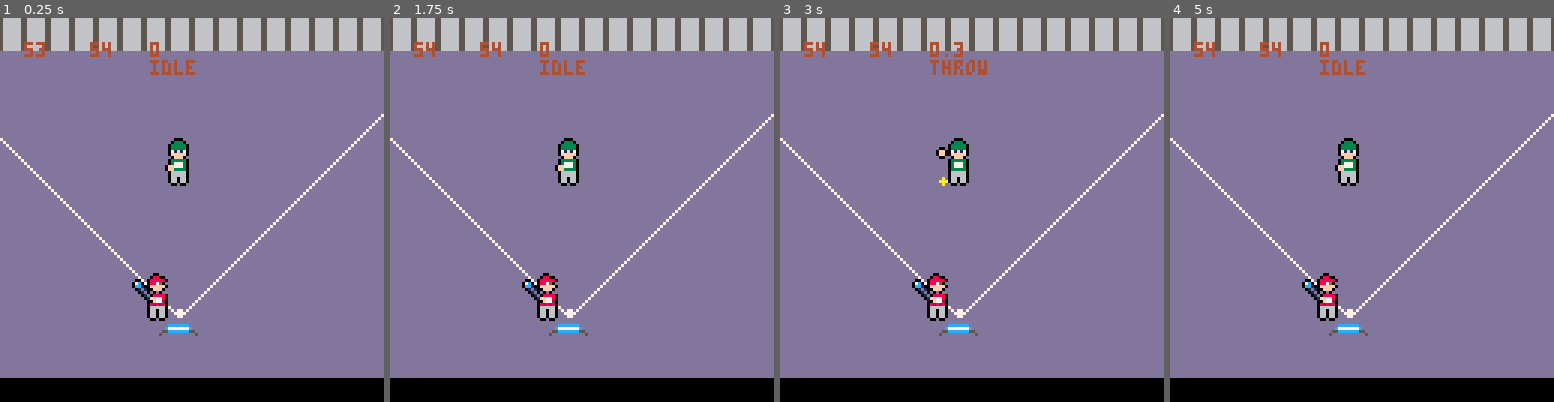
Above: before the commit, frames 1-4 (left to right).
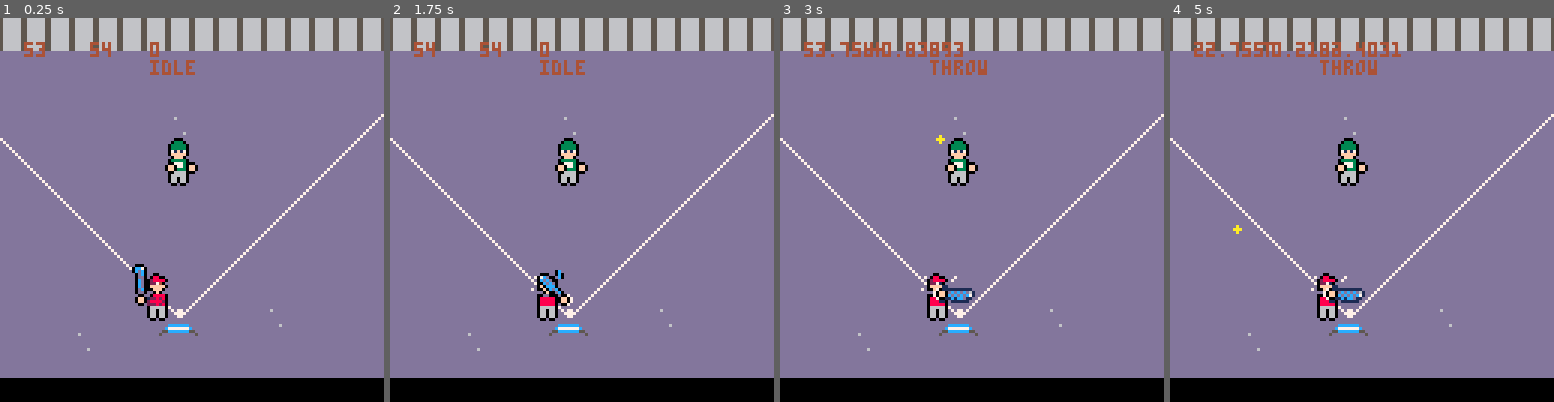
Above: after the commit, the same moments.

Repository: zdenardi/blitzball
Game: PICO-8 cartridge breakout.p8
Same seed, same stepped clock (60 frames per second), same inputs: the game is played once before the commit and once after it.
Inputs:
- Up to frame 1 (0.25 s): no input
- Up to frame 2 (1.75 s): tap X (X key) at 0.33, 1.07 s; tap O (Z key) at 0.7, 1.7 s
- Up to frame 3 (3 s): tap X (X key) at 1.85, 2.97 s; tap O (Z key) at 2.1, 2.5, 2.9 s
- Up to frame 4 (5 s): tap O (Z key) every 0.4 s from 3.3 to 4.9 s; tap X (X key) at 4.08 s

The runs differ from the first frame. In frame 1, 0.5% of the frame differs, in the area x 20-74%, y 25-87%; in frame 2, 0.7%; in frame 3, 1.3%; in frame 4, 1.6%, in the area x 6-74%, y 6-87%.

Commit message:
collision sorta working

Diff:
--- a/breakout.p8
+++ b/breakout.p8
@@ -88,7 +88,7 @@
 0b0b0b0b0b0b0b0b0b0b0b0b0b0b0b0b00000000000000000000000000000000000000000000000000000000000000000000000000000000000000000000000000000000000000000000000000000000000000000000000000000000000000000000000000000000000000000000000000000000000000000000000000000000
 0a0a0a0a0a0a0a0a0a0a0a0a0a0a0a0a00000000000000000000000000000000000000000000000000000000000000000000000000000000000000000000000000000000000000000000000000000000000000000000000000000000000000000000000000000000000000000000000000000000000000000000000000000000
 0a0a0a0a0a0a0a0a0a0a0a0a0a0a0a0a00000000000000000000000000000000000000000000000000000000000000000000000000000000000000000000000000000000000000000000000000000000000000000000000000000000000000000000000000000000000000000000000000000000000000000000000000000000
-0a0a0a0a0a0a0a0a0a0a0a0a0a0a0a0900000000000000000000000000000000000000000000000000000000000000000000000000000000000000000000000000000000000000000000000000000000000000000000000000000000000000000000000000000000000000000000000000000000000000000000000000000000
+0a0a0a0a0a0a0a0c0a0a0a0a0a0a0a0900000000000000000000000000000000000000000000000000000000000000000000000000000000000000000000000000000000000000000000000000000000000000000000000000000000000000000000000000000000000000000000000000000000000000000000000000000000
 080a0a0a0a0a0a0a0a0a0a0a0a0a090a00000000000000000000000000000000000000000000000000000000000000000000000000000000000000000000000000000000000000000000000000000000000000000000000000000000000000000000000000000000000000000000000000000000000000000000000000000000
 0a080a0a0a0a0a0a0a0a0a0a0a090a0a00000000000000000000000000000000000000000000000000000000000000000000000000000000000000000000000000000000000000000000000000000000000000000000000000000000000000000000000000000000000000000000000000000000000000000000000000000000
 0a0a080a0a0a0a0a0a0a0a0a090a0a0a00000000000000000000000000000000000000000000000000000000000000000000000000000000000000000000000000000000000000000000000000000000000000000000000000000000000000000000000000000000000000000000000000000000000000000000000000000000
@@ -96,9 +96,10 @@
 0a0a0a0a080a0a0a0a0a090a0a0a0a0a00000000000000000000000000000000000000000000000000000000000000000000000000000000000000000000000000000000000000000000000000000000000000000000000000000000000000000000000000000000000000000000000000000000000000000000000000000000
 0a0a0a0a0a080a0a0a090a0a0a0a0a0a00000000000000000000000000000000000000000000000000000000000000000000000000000000000000000000000000000000000000000000000000000000000000000000000000000000000000000000000000000000000000000000000000000000000000000000000000000000
 0a0a0a0a0a0a080a090a0a0a0a0a0a0a00000000000000000000000000000000000000000000000000000000000000000000000000000000000000000000000000000000000000000000000000000000000000000000000000000000000000000000000000000000000000000000000000000000000000000000000000000000
-0a0a0a0a0a0a0a0e0a0a0a0a0a0a0a0a00000000000000000000000000000000000000000000000000000000000000000000000000000000000000000000000000000000000000000000000000000000000000000000000000000000000000000000000000000000000000000000000000000000000000000000000000000000
-0a0a0a0a0a0a0a0a0a0a0a0a0a0a0a0a00000000000000000000000000000000000000000000000000000000000000000000000000000000000000000000000000000000000000000000000000000000000000000000000000000000000000000000000000000000000000000000000000000000000000000000000000000000
+0a0a0a0a0a0a0a0e0a0a0a0c0a0a0a0a00000000000000000000000000000000000000000000000000000000000000000000000000000000000000000000000000000000000000000000000000000000000000000000000000000000000000000000000000000000000000000000000000000000000000000000000000000000
+0a0a0a0c0a0a0a0a0a0a0a0a0a0a0a0a00000000000000000000000000000000000000000000000000000000000000000000000000000000000000000000000000000000000000000000000000000000000000000000000000000000000000000000000000000000000000000000000000000000000000000000000000000000
 0a0a0a0a0a0a0a0a0a0a0a0a0a0a0a0a00000000000000000000000000000000000000000000000000000000000000000000000000000000000000000000000000000000000000000000000000000000000000000000000000000000000000000000000000000000000000000000000000000000000000000000000000000000
 
 
 
+
--- a/main.lua
+++ b/main.lua
@@ -1,31 +1,38 @@
 function did_ball_collide(ball, box_x, box_y, box_w, box_h)
-    if ball.y - ball.r > box_y + box_h then
-        return false
-    end
-    if ball.y - ball.r < box_y then
-        return false
-    end
-    if ball.x - ball.r > box_x + box_w then
-        return false
-    end
-    if ball.x - ball.r < box_x then
-        return false
-    end
+    if ball.y + ball.r < box_y then return false end
+    if ball.y - ball.r > box_y + box_h then return false end
+    if ball.x + ball.r < box_x then return false end
+    if ball.x - ball.r > box_x + box_w then return false end
     return true
 end
 
-function bounce_ball_off_paddle(ball, paddle)
-    local paddle_center = paddle.x + paddle.w / 2
-    local hit_pos = ball.x - paddle_center
-    local normalized = hit_pos / (paddle.w / 2)
+function bounce_ball_off_bat(ball, batter)
+    local bat_pos = batter:get_bat_coordinates()
+    local hitbox = bat_pos.hit_box
+
+    local bat_center = (hitbox.x1 + hitbox.x2) / 2
+    local bat_width = hitbox.x2 - hitbox.x1
+
+    local hit_pos = ball.x - bat_center
+    local normalized = hit_pos / (bat_width / 2)
+
+    -- clamp
+    normalized = mid(-1, normalized, 1)
+
+    -- timing influence
+    local timing_offset = (batter.a_frame - 2) * 0.3
 
     local max_angle = 60
-    local angle = normalized * max_angle * 0.01743533
+    local angle = (normalized + timing_offset) * max_angle * 0.0174533
 
     local speed = sqrt(ball.dx ^ 2 + ball.dy ^ 2)
 
-    ball.dx = speed * sin(angle)
-    ball.dy = -speed * cos(angle)
+    -- sweet spot power
+    local sweet_spot = 1 - abs(normalized)
+    local power = 1 + sweet_spot * 0.5
+
+    ball.dx = speed * power * sin(angle)
+    ball.dy = -speed * power * cos(angle)
 end
 
 -- sx - sprite coordinate to be used
@@ -118,46 +125,6 @@
         end
     }
 
-    paddle = {
-        x = 30,
-        y = 120,
-        w = 30,
-        h = 2,
-        color = 7,
-        speed = 0,
-        max_speed = 4,
-
-        move = function(self, dir)
-            while self.speed < self.max_speed do
-                self.speed = self.speed + 1
-            end
-
-            if dir == "l" and self.x > 1 then
-                self.x = self.x - self.speed
-            end
-            if dir == "r" and self.x < (127 - self.w) then
-                self.x = self.x + self.speed
-            end
-
-            if self.x < 2 or self.x > (127 - self.w) then
-                sfx(1)
-            end
-        end,
-        stop = function(self)
-            while self.speed > 0 do
-                self.speed = self.speed - 1
-            end
-        end,
-        update = function(self)
-        end,
-        draw = function(self)
-            -- debug
-            print(self.x, 120)
-            print(self.speed, 100)
-            rectfill(self.x, self.y, self.x + self.w, self.y + self.h, self.color)
-        end
-    }
-
     pitcher = {
         x = (7 * 8) - 5,
         y = 5 * 8,
@@ -168,8 +135,9 @@
         a_frames = { 96, 98, 100, 102 },
         a_frame = 1,
         throw = function(self)
-            if self.state == "idle" then
+            if self.state == "idle" and ball.state == "idle" then
                 self.state = "throw"
+                sfx(2)
             end
         end,
         update = function(self)
@@ -205,11 +173,100 @@
         spr_w = 2,
         spr_h = 2,
         state = "idle",
+        a_frames = { 66, 68, 70, 64 },
+        a_frame = 1,
+        frame_timer = 0,
+
+        -- methods --
+        swing = function(self)
+            if self.state == "idle" then
+                self.state = "swing"
+            end
+        end,
+
+        get_bat_coordinates = function(self)
+            local bat_x = self.state == "idle" and self.x - 6 or self.x + 5
+            local bat_y = self.y - 5
+            local box_x1 = bat_x + 7
+            local box_y1 = bat_y + 10
+            local box_x2 = bat_x + 17
+            local box_y2 = bat_y + 14
+
+            return {
+                x = bat_x,
+                y = bat_y,
+
+
+                hit_box = {
+                    x1 = box_x1,
+                    y1 = box_y1,
+                    x2 = box_x2,
+                    y2 = box_y2
+                }
+            }
+        end,
+
+        get_player_state = function(self)
+            return self.state
+        end,
+
+        get_a_frame = function(self)
+            return self.a_frame
+        end,
+
+        get_frame_timer = function(self)
+            return self.frame_timer
+        end,
+
 
         draw = function(self)
-            spr(self.spr, self.x, self.y, self.spr_w, self.spr_h)
-        end
-    }
+            if self.state == "idle" then
+                spr(self.spr, self.x, self.y, self.spr_w, self.spr_h)
+            elseif self.state == "swing" then
+                local frame = self.a_frames[self.a_frame]
+                spr(frame, self.x, self.y, self.spr_w, self.spr_h)
+
+                -- Update the animation frame after a certain number of frames have passed
+                if self.frame_timer < 2 then
+                    -- Adjust this value to control the speed
+                    self.frame_timer = self.frame_timer + 1
+                else
+                    if self.a_frame < #self.a_frames then
+                        self.a_frame = self.a_frame + 1
+                    else
+                        self.a_frame = 1
+                        self.state = 'idle'
+                    end
+                    self.frame_timer = 0 -- Reset the timer
+                end
+            end
+        end
+    }
+    bat = {
+        spr = 130,
+        spr_w = 2,
+        spr_h = 2,
+        a_frames = { 132, 134, 136, 130 },
+
+        draw = function(self)
+            local pos = batter:get_bat_coordinates()
+            local state = batter.state
+            local a_frame = batter.a_frame
+
+            local x = pos.x
+            local y = pos.y
+
+            -- sets (10, 10) to yellow
+
+            if state == "idle" then
+                spr(self.spr, x, y, self.spr_w, self.spr_h)
+            elseif state == "swing" then
+                local frame = self.a_frames[a_frame]
+                spr(frame, x, y, self.spr_w, self.spr_h)
+            end
+        end
+    }
+
     game = {
         -- more for later. not implemented
         role = 'p', -- 'b' for batter, 'p' pitcher
@@ -234,6 +291,8 @@
 end
 
 function _update()
+    bat_pos = batter:get_bat_coordinates()
+    bat_hit_box = bat_pos.hit_box
     ball:update()
     if btn(5) then
         if game.role == 'p' then
@@ -241,6 +300,17 @@
             ball:throw()
         end
     end
+    if btn(4) then
+        batter:swing()
+    end
+    check_ball = did_ball_collide(
+        ball,
+        bat_hit_box.x1, bat_hit_box.y1, 10, 5
+    )
+    if check_ball then
+        bounce_ball_off_bat(ball, batter)
+    end
+    -- function did_ball_collide(ball, box_x, box_y, box_w, box_h)
 end
 
 function _draw()
@@ -253,5 +323,7 @@
     ball:draw()
     pitcher:draw()
     batter:draw()
-    -- paddle:draw()
-end
+    bat:draw()
+
+    --debug--
+end
Not shown, changed: 43 lines of the sprite sheet (__gfx__) section of breakout.p8
Not shown, changed: the sound effects (__sfx__) section of breakout.p8
